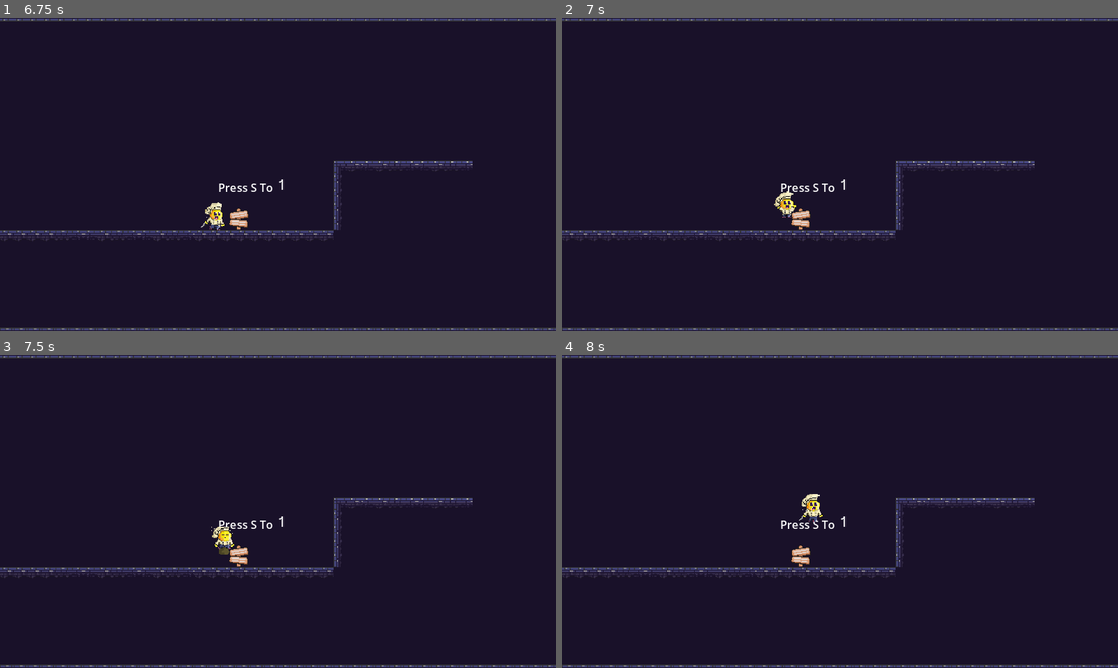
Above: before the commit, frames 1-4 (two rows, left to right).
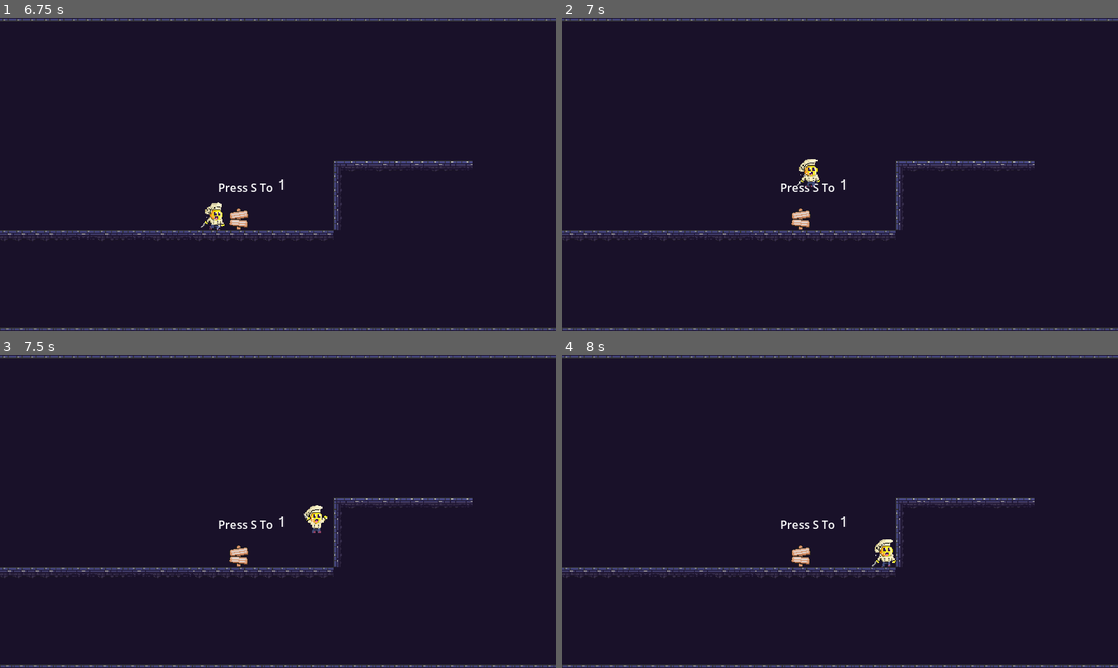
Above: after the commit, the same moments.

Repository: Arsenaultm90/ML_InsideOut_GameJam
Game: Godot game, scene res://Scenes/level_1.tscn
The game is run twice, just before and just after one commit, with the same random seed, the same clock (stepped at 60 frames per second) and the same inputs. This scene is started directly instead of the project's main scene.
Inputs (mouse positions are in pixels of both pictures, inside the frame that each line leads up to):
- Up to frame 1 (6.75 s): tap S (Poop_Block) at 0.5, 0.8, 1.25, 1.35, 2, 2.3, 2.75, 2.85, 3.5, 3.8, 4.25, 4.35, 5.3, 5.85 s; move the mouse to (250, 237) at 0.52 s; hold D (Right) 0.53-2.03 s; click (250, 237) at 0.6 s; tap Space (Jump) at 0.77, 1.52, 3.02, 3.77, 4.52, 6.02 s; move the mouse to (444, 221) at 1.27 s; click (444, 221) at 1.55 s; move the mouse to (111, 127) at 2.02 s; hold A (Left) 2.03-4.28 s; click (111, 127) at 2.1 s; move the mouse to (305, 174) at 2.77 s; click (305, 174) at 3.05 s; move the mouse to (194, 96) at 3.52 s; click (194, 96) at 3.6 s; move the mouse to (400, 158) at 4.27 s; hold D (Right) from 4.28 s (still down); click (400, 158) at 4.55 s; move the mouse to (166, 190) at 5.02 s; click (166, 190) at 5.1 s; move the mouse to (333, 105) at 5.77 s; click (333, 105) at 6.05 s; move the mouse to (250, 237) at 6.52 s; click (250, 237) at 6.6 s
- Up to frame 2 (7 s): keep holding D (Right); tap Space (Jump) at 6.77 s; tap S (Poop_Block) at 6.8 s
- Up to frame 3 (7.5 s): keep holding D (Right); move the mouse to (444, 558) at 7.27 s; tap S (Poop_Block) at 7.35 s
- Up to frame 4 (8 s): keep holding D (Right); tap Space (Jump) at 7.52 s; click (1006, 558) at 7.55 s

Frame 1 is identical in both runs. In frame 2, 0.4% of the frame differs, in the area x 38-47%, y 45-64%; in frame 3, 0.4%, in the area x 38-59%, y 48-64%; in frame 4, 0.4%.

Commit message:
Block now can't spawn in air. Only when player is on ground

Diff:
--- a/Nodes/MainCharacter/Player_Movement.gd
+++ b/Nodes/MainCharacter/Player_Movement.gd
@@ -35,12 +35,16 @@
 	if not input_locked:
 		var direction = Input.get_axis("Left", "Right")
 		var is_initiating_jump = is_on_floor() and Input.is_action_just_pressed("Jump")
-		var is_pooping_blocks = Input.is_action_just_pressed("Poop_Block") and GlobalManager.numOfBlocks > 0
+		var is_pooping_blocks = Input.is_action_just_pressed("Poop_Block") and GlobalManager.activeBlock == false and GlobalManager.numOfBlocks > 0 and velocity.y == 0
+
+		if is_on_floor():
+			GlobalManager.inAir = false
 
 		# Determine the new state based on input and current state
 		if is_pooping_blocks:
 			state = States.POOP
 		elif is_initiating_jump:
+			GlobalManager.inAir = true
 			state = States.JUMPING
 		elif not is_on_floor():
 			if velocity.y > 0:
--- a/Scenes/LevelManager.gd
+++ b/Scenes/LevelManager.gd
@@ -2,22 +2,21 @@
 
 var Sprite2DScene : PackedScene = preload("res://Nodes/BlockNodes/poop_block.tscn")
 var sprite : StaticBody2D
-var activeBlock : bool = false
 
 # Called when the node enters the scene tree for the first time.
 func _ready():
 	pass # Replace with function body.
 
-func _physics_process(delta):
-	if activeBlock == true:
+func _physics_process(_delta):
+	if GlobalManager.activeBlock == true:
 		sprite.position = get_global_mouse_position()
 
 # Called every frame. 'delta' is the elapsed time since the previous frame.
 func _process(_delta):
-	if Input.is_action_just_pressed("Poop_Block") and GlobalManager.numOfBlocks > 0:
+	if Input.is_action_just_pressed("Poop_Block") and GlobalManager.activeBlock == false and GlobalManager.numOfBlocks > 0 and GlobalManager.inAir == false:
 		GlobalManager.numOfBlocks -= 1
 		sprite = Sprite2DScene.instantiate() as StaticBody2D  # Ensure typecasting
-		activeBlock = true
+		GlobalManager.activeBlock = true
 		sprite.collision_layer = 2
 		if sprite:
 			add_child(sprite)
@@ -29,5 +28,5 @@
 
 	if Input.is_action_just_pressed("Place_Block") and sprite != null:
 		sprite.z_index = 1
-		activeBlock = false
+		GlobalManager.activeBlock = false
 		sprite.collision_layer = 1
--- a/global_manager.gd
+++ b/global_manager.gd
@@ -1,6 +1,8 @@
 extends Node
 
 var numOfBlocks = 0
+var activeBlock : bool = false
+var inAir : bool = false
 var my_label : Label
 
 # Called when the node enters the scene tree for the first time.
@@ -19,7 +21,7 @@
 
 
 # Called every frame. 'delta' is the elapsed time since the previous frame.
-func _process(delta):
+func _process(_delta):
 	if my_label:
 		# Update the label's text each frame based on numOfBlocks
 		my_label.text = str(numOfBlocks)
